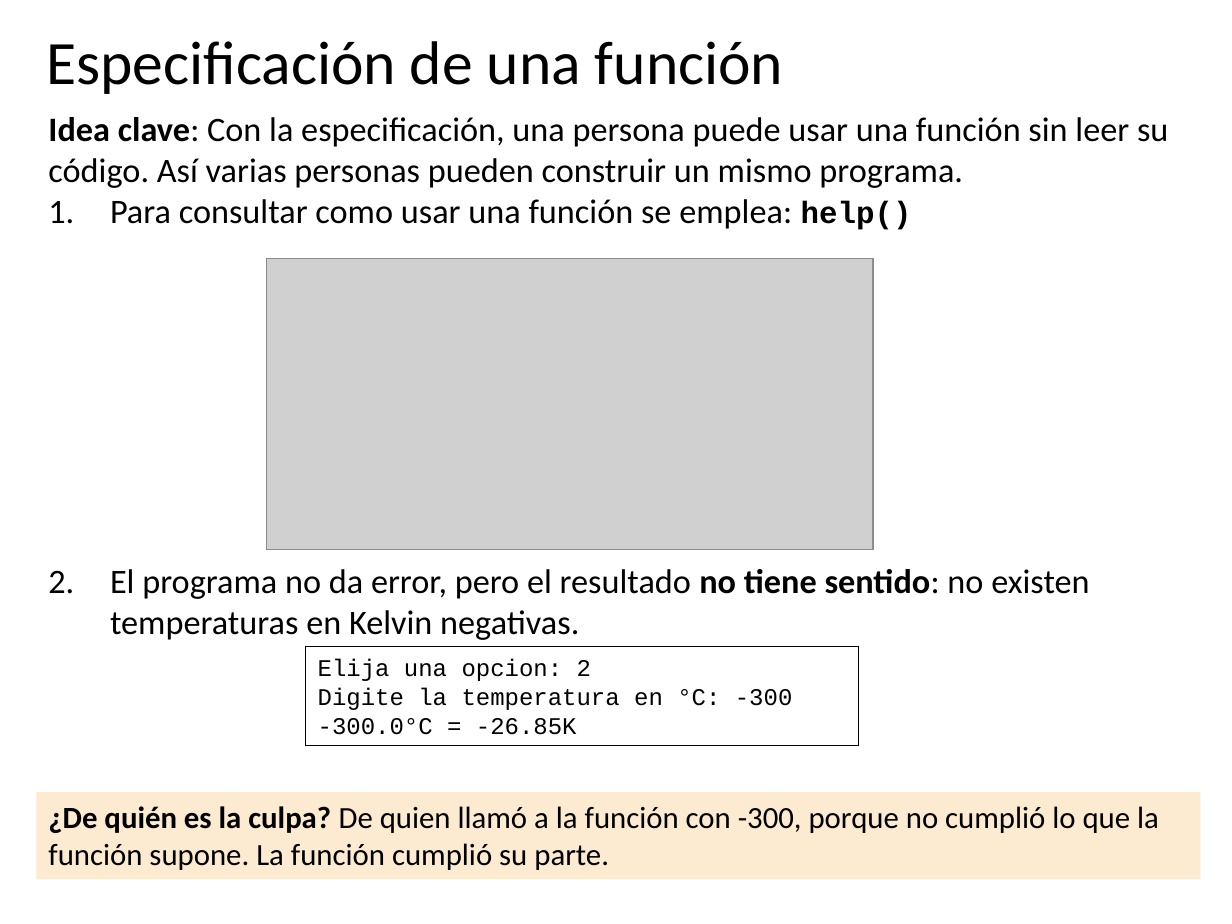
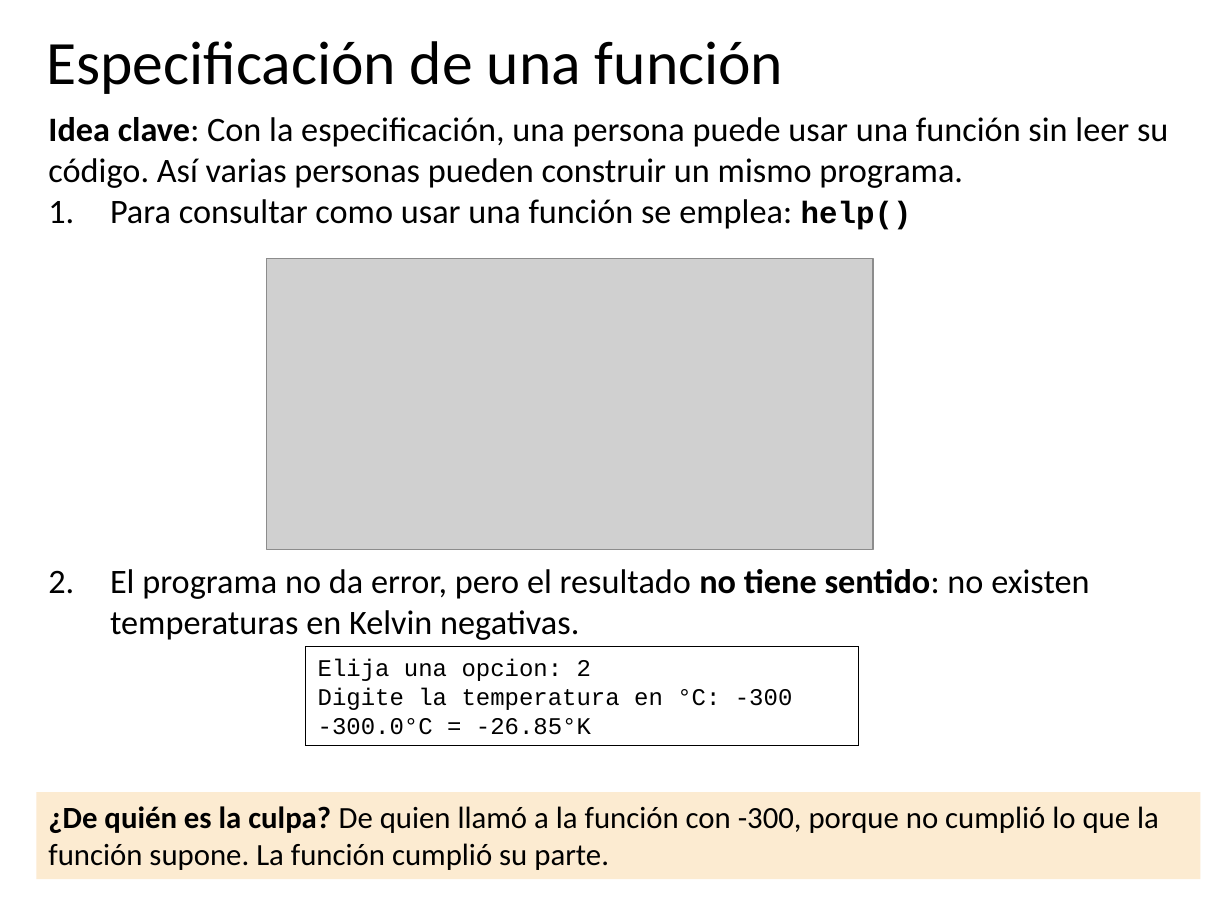
Before and after one commit to algoritmos-UdeA/logica1-20262, a slide deck: slide 20 of clases/10/teoria/clase-10.pptx. Drawn at 1232x924 pixels with LibreOffice and Linux fonts; fonts in the diff are those of the drawing; grey boxes stand for pictures. Boxes give left, top, right and bottom in pixels: in the first picture for what was removed or moved away, otherwise in the second. Text is boxed around its words. In the diff, an @@ line names an element or a change of style, - is before the commit and + after.

```diff
--- a/clases/10/teoria/clase-10.pptx
+++ b/clases/10/teoria/clase-10.pptx
@@ text in rectangle at bbox=[318, 718, 591, 735]: text changed @@
--300.0°C = -26.85K
+-300.0°C = -26.85°K
```
Also in this commit, not shown: 3 other slides changed, 14 slides added, 1 slide removed.
